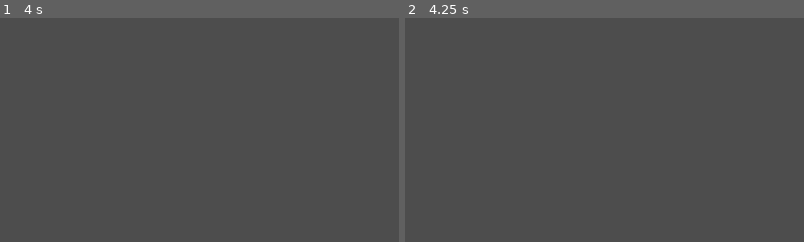
Above: before the commit, frames 1-2 (left to right).
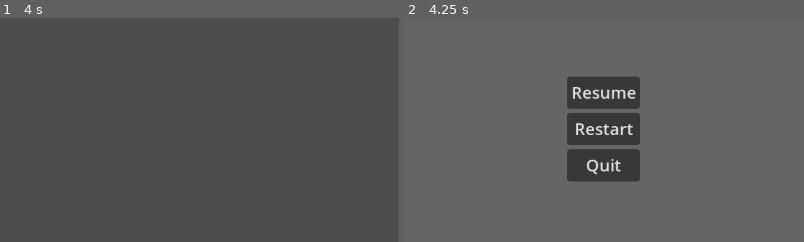
Above: after the commit, the same moments.

Repository: Litho-gh/Initial-Bee
Game: Godot game, scene res://Levels/Desert.tscn
Same seed, same stepped clock (60 frames per second), same inputs: the game is played once before the commit and once after it. This scene is started directly instead of the project's main scene.
Inputs (mouse positions are % of the whole screen's width and height, from its top left):
- Up to frame 1 (4 s): tap Enter (ui_accept) at 0.5, 0.77, 1.25, 2, 2.75, 3.5, 3.77 s; move the mouse to (72, 45) at 0.52 s; hold D (right) 0.53-1.25 s; hold F 0.53-1.25 s; click (72, 45) at 0.67 s; drag from (30, 55) to (45, 70) at 1.27 s; move the mouse to (60, 28) at 2.02 s; hold D (right) 2.03-2.75 s; tap Space at 2.1 s; click (60, 28) at 2.17 s; drag from (45, 70) to (20, 35) at 2.77 s; move the mouse to (80, 65) at 3.52 s; hold A (left) from 3.53 s (still down); tap K at 3.6 s; click (80, 65) at 3.67 s
- Up to frame 2 (4.25 s): keep holding A (left); tap Escape (ui_cancel) at 4.15 s
The pictures show only the part of the screen within x 25-75%, y 25-75%; the shares and areas given below are measured in that part.

Frame 1 is identical in both runs. In frame 2, 0.9% of the frame differs, in the area x 42-58%, y 30-70%.

Commit message:
I created a basic pause menu, but I need to fix the pathing and logic onto it as it has bugs

Diff:
--- a/race-game-source-code/Levels/Desert.tscn
+++ b/race-game-source-code/Levels/Desert.tscn
@@ -6,6 +6,7 @@
 [ext_resource type="PackedScene" uid="uid://cdawxgwhsllqm" path="res://avery_resources/obstacles used/log.tscn" id="4_2ne6n"]
 [ext_resource type="PackedScene" uid="uid://c8i5cj6jexpt" path="res://avery_resources/obstacles used/roadrock.tscn" id="5_3cj36"]
 [ext_resource type="PackedScene" uid="uid://c1gy81h7f0nr7" path="res://avery_resources/obstacles used/tree.tscn" id="6_irpm5"]
+[ext_resource type="PackedScene" uid="uid://ci0uvvapcks2v" path="res://PauseMenu.tscn" id="7_2ne6n"]
 
 [sub_resource type="ProceduralSkyMaterial" id="ProceduralSkyMaterial_703oi"]
 
@@ -179,3 +180,5 @@
 script = ExtResource("2_m53e1")
 obstacle_scenes = Array[PackedScene]([ExtResource("3_ivr5u"), ExtResource("4_2ne6n"), ExtResource("5_3cj36"), ExtResource("6_irpm5")])
 path_node = NodePath("../track")
+
+[node name="PauseMenu" parent="." instance=ExtResource("7_2ne6n")]
--- a/race-game-source-code/Levels/Level.gd
+++ b/race-game-source-code/Levels/Level.gd
@@ -1,22 +1,18 @@
 extends Node3D
 class_name Level
 
-
-@export var track: Path3D # all levels will have a track node named 'track'
-@export var checkpoint: Area3D # lap counter/checkpoint
-
+@export var track: Path3D
+@export var checkpoint: Area3D
 
 var _players: Array[Player]
 var _number_laps: int
 
-
-const MAX_RACE_COUNTDOWN := 1 # How many seconds after which race begins
+const MAX_RACE_COUNTDOWN := 1
 var race_countdown: float = MAX_RACE_COUNTDOWN
 var is_race_started: bool = false
 
-
 var level_ui: Control
-
+var pause_menu: Control
 
 # Constructor
 func with_data(players: Array[Player], number_laps: int):
@@ -24,53 +20,75 @@
 	self._number_laps = number_laps
 	return self
 
+func _ready():
+	# Always unpause and lock mouse when level starts
+	get_tree().paused = false
+	Input.set_mouse_mode(Input.MOUSE_MODE_CAPTURED)
 
-# Called when the node enters the scene tree for the first time.
-func _ready():
+	# Setup checkpoint listener
 	checkpoint.body_entered.connect(_on_checkpoint_body_entered)
-	(checkpoint as Area3D).collision_mask = 0b1111111111111111 # Make it scan all collision layers
-	spawn_players() # Spawn all players from
+	(checkpoint as Area3D).collision_mask = 0b1111111111111111
+
+	# Setup players
+	spawn_players()
 	pause_players_process()
 
+	# Add Level UI
 	level_ui = SceneManager.load_scene("res://Levels/UI/LevelUI.tscn")
 	add_child(level_ui)
 
+	# Add Pause Menu
+	pause_menu = load("res://PauseMenu.tscn").instantiate()
+	add_child(pause_menu)
+	pause_menu.visible = false
+
+func _input(event):
+	if event.is_action_pressed("ui_cancel") and is_race_started:
+		toggle_pause()
+
+func toggle_pause():
+	var paused := not get_tree().paused
+	get_tree().paused = paused
+	pause_menu.visible = paused
+
+	if paused:
+		Input.set_mouse_mode(Input.MOUSE_MODE_VISIBLE)
+	else:
+		Input.set_mouse_mode(Input.MOUSE_MODE_CAPTURED)
 
 func spawn_players():
 	var index: int = 0
 	for player in _players:
 		player.vehicle.position = get_tree().get_nodes_in_group("spawn_points")[index].global_position
-		player.vehicle.look_at_from_position(player.vehicle.position, player.vehicle.position - get_track_direction(checkpoint.global_position), Vector3.UP)
+		player.vehicle.look_at_from_position(
+			player.vehicle.position,
+			player.vehicle.position - get_track_direction(checkpoint.global_position),
+			Vector3.UP
+		)
 
 		if player is AIPlayer:
 			player.set_track(track)
+
 		add_child(player)
-
 		index += 1
-
 
 func _on_checkpoint_body_entered(body):
 	if not (body is Vehicle3D): return
 	var player := body.get_parent() as Player
 
 	if (player.get_distance_traveled() / (player.lap + 1)) >= 0.88 * get_track_length():
-			player.next_lap()
-			if player.lap >= _number_laps:
-				player.finished = true
-
+		player.next_lap()
+		if player.lap >= _number_laps:
+			player.finished = true
 
 func get_track_length():
 	return track.curve.get_baked_length()
 
-
 func get_track_direction(at_position: Vector3):
-	var offset := track.curve.get_closest_offset( at_position )
-	var point_1 := track.curve.sample_baked( offset, true )
-	var point_2 := track.curve.sample_baked( offset + 0.5, true )
-	var direction : Vector3 = ( point_2 - point_1 ).normalized()
-	return direction
-
-
+	var offset := track.curve.get_closest_offset(at_position)
+	var point_1 := track.curve.sample_baked(offset, true)
+	var point_2 := track.curve.sample_baked(offset + 0.5, true)
+	return (point_2 - point_1).normalized()
 
 func _process(delta):
 	if not is_race_started:
@@ -80,6 +98,7 @@
 	else:
 		if race_countdown < -1:
 			level_ui.visible = false
+
 	race_countdown -= delta
 
 	if race_countdown > 0:
@@ -87,13 +106,11 @@
 	else:
 		level_ui.set_countdown_text("GO!")
 
-
 func pause_players_process():
 	for p in get_tree().get_nodes_in_group("players"):
 		p.set_process(false)
 		p.set_physics_process(false)
 
-
 func resume_players_process():
 	for p in get_tree().get_nodes_in_group("players"):
 		p.set_process(true)
--- /dev/null
+++ b/race-game-source-code/PauseMenu.tscn
@@ -0,0 +1,52 @@
+[gd_scene load_steps=2 format=3 uid="uid://ci0uvvapcks2v"]
+
+[ext_resource type="Script" uid="uid://ctthe762go82x" path="res://pause_menu.gd" id="1_nov15"]
+
+[node name="PauseMenu" type="Control"]
+process_mode = 2
+layout_mode = 3
+anchors_preset = 15
+anchor_right = 1.0
+anchor_bottom = 1.0
+grow_horizontal = 2
+grow_vertical = 2
+script = ExtResource("1_nov15")
+
+[node name="ColorRect" type="ColorRect" parent="."]
+layout_mode = 1
+anchors_preset = 15
+anchor_right = 1.0
+anchor_bottom = 1.0
+grow_horizontal = 2
+grow_vertical = 2
+color = Color(0.396889, 0.396889, 0.396889, 1)
+
+[node name="VBoxContainer" type="VBoxContainer" parent="."]
+layout_mode = 1
+anchors_preset = 8
+anchor_left = 0.5
+anchor_top = 0.5
+anchor_right = 0.5
+anchor_bottom = 0.5
+offset_left = -35.0
+offset_top = -33.0
+offset_right = 35.0
+offset_bottom = 33.0
+grow_horizontal = 2
+grow_vertical = 2
+
+[node name="ResumeButton" type="Button" parent="VBoxContainer"]
+layout_mode = 2
+text = "Resume"
+
+[node name="RestartButton" type="Button" parent="VBoxContainer"]
+layout_mode = 2
+text = "Restart"
+
+[node name="QuitButton" type="Button" parent="VBoxContainer"]
+layout_mode = 2
+text = "Quit"
+
+[connection signal="pressed" from="VBoxContainer/ResumeButton" to="." method="_on_resume_button_pressed"]
+[connection signal="pressed" from="VBoxContainer/RestartButton" to="." method="_on_restart_button_pressed"]
+[connection signal="pressed" from="VBoxContainer/QuitButton" to="." method="_on_quit_button_pressed"]
--- /dev/null
+++ b/race-game-source-code/pause_menu.gd
@@ -0,0 +1,34 @@
+extends Control
+
+func _ready():
+	visible = false
+	$VBoxContainer/ResumeButton.text = "Resume"
+	$VBoxContainer/QuitButton.text = "Quit"
+	$VBoxContainer/RestartButton.text = "Restart"
+
+	$VBoxContainer/ResumeButton.pressed.connect(_on_resume_pressed)
+	$VBoxContainer/QuitButton.pressed.connect(_on_quit_pressed)
+	$VBoxContainer/RestartButton.pressed.connect(_on_restart_pressed)
+
+func toggle_pause():
+	visible = not visible
+	get_tree().paused = visible
+
+	if visible:
+		Input.set_mouse_mode(Input.MOUSE_MODE_VISIBLE)
+	else:
+		Input.set_mouse_mode(Input.MOUSE_MODE_CAPTURED)
+
+func _on_resume_pressed():
+	toggle_pause()
+
+func _on_quit_pressed():
+	get_tree().paused = false
+	Input.set_mouse_mode(Input.MOUSE_MODE_VISIBLE)
+	get_tree().change_scene_to_file("res://MainMenu/MainMenu.tscn")  # Adjust if needed
+
+func _on_restart_pressed():
+	get_tree().paused = false
+	Input.set_mouse_mode(Input.MOUSE_MODE_CAPTURED)
+	var current_scene_path = get_tree().current_scene.scene_file_path
+	get_tree().change_scene_to_file(current_scene_path)
Not shown: 1 places in race-game-source-code/Levels/Desert.tscn that only renumber resources
Not shown, added: race-game-source-code/pause_menu.gd.uid
